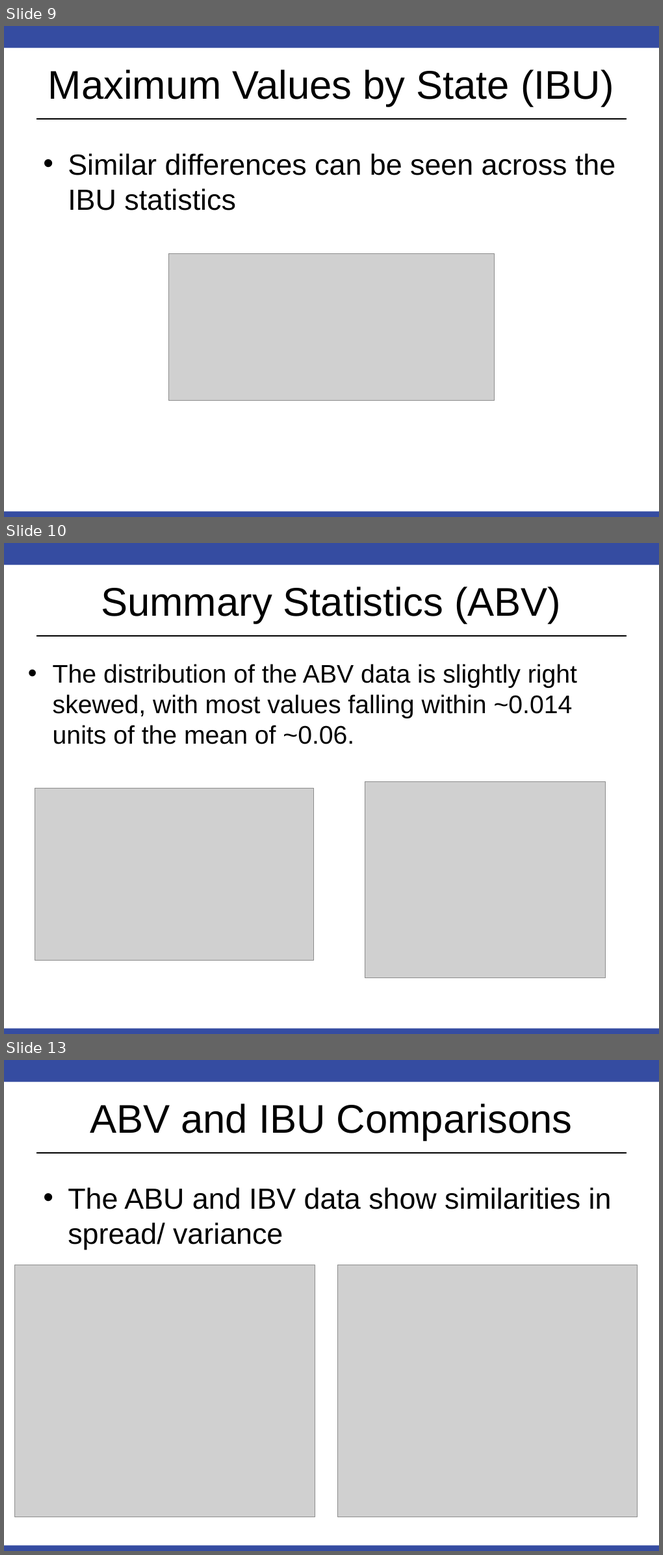
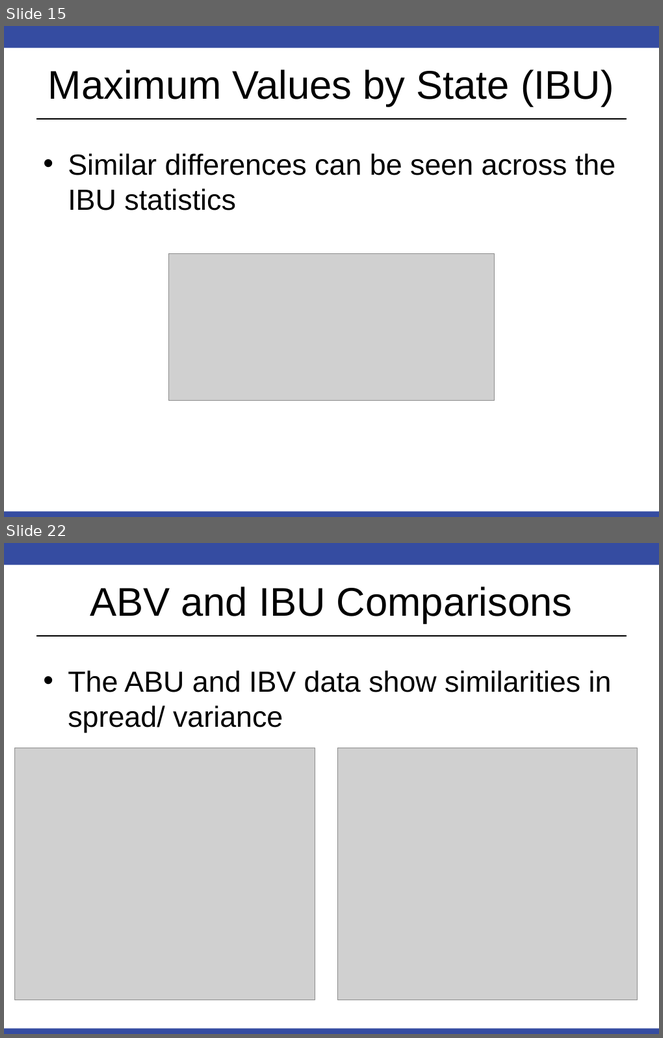
Before and after one commit to RobinsonCW/USWildfireAnalysis, a slide deck: presentation/DS7346_Cloud_Computing_Presentation.pptx. Shown one above the other, each under a label of ours: slides 9, 10 and 13 before the commit, slides 15 and 22 after it; the slides between them are not shown. The pictures are 663x1555 and 663x1038 pixels, drawn with LibreOffice and Linux fonts; fonts in the diff are those of the drawing; grey boxes stand for pictures. Boxes give left, top, right and bottom in pixels: in the first picture for what was removed or moved away, otherwise in the second. Text is boxed around its words. In the diff, an @@ line names an element or a change of style, - is before the commit and + after.

```diff
--- a/presentation/DS7346_Cloud_Computing_Presentation.pptx
+++ b/presentation/DS7346_Cloud_Computing_Presentation.pptx
@@ slide 10 removed at <box>4,543,659,1034</box>, background #FFFFFF; not listed: 3 template elements that a slide beside it also shows @@
@@ title removed at <box>101,587,561,624</box> @@
-Summary Statistics (ABV)
@@ text removed at <box>53,664,577,745</box> @@
-• The distribution of the ABV data is slightly right skewed, with most values falling within ~0.014 units of the mean of ~0.06.
@@ picture removed at <box>35,789,313,960</box> @@
@@ picture removed at <box>365,782,605,979</box> @@
@@ what was slide 9 is now slide 15 @@
@@ what was slide 13 is now slide 22 @@
```
Also in this commit, not shown: 13 slides added, 4 other slides removed.
